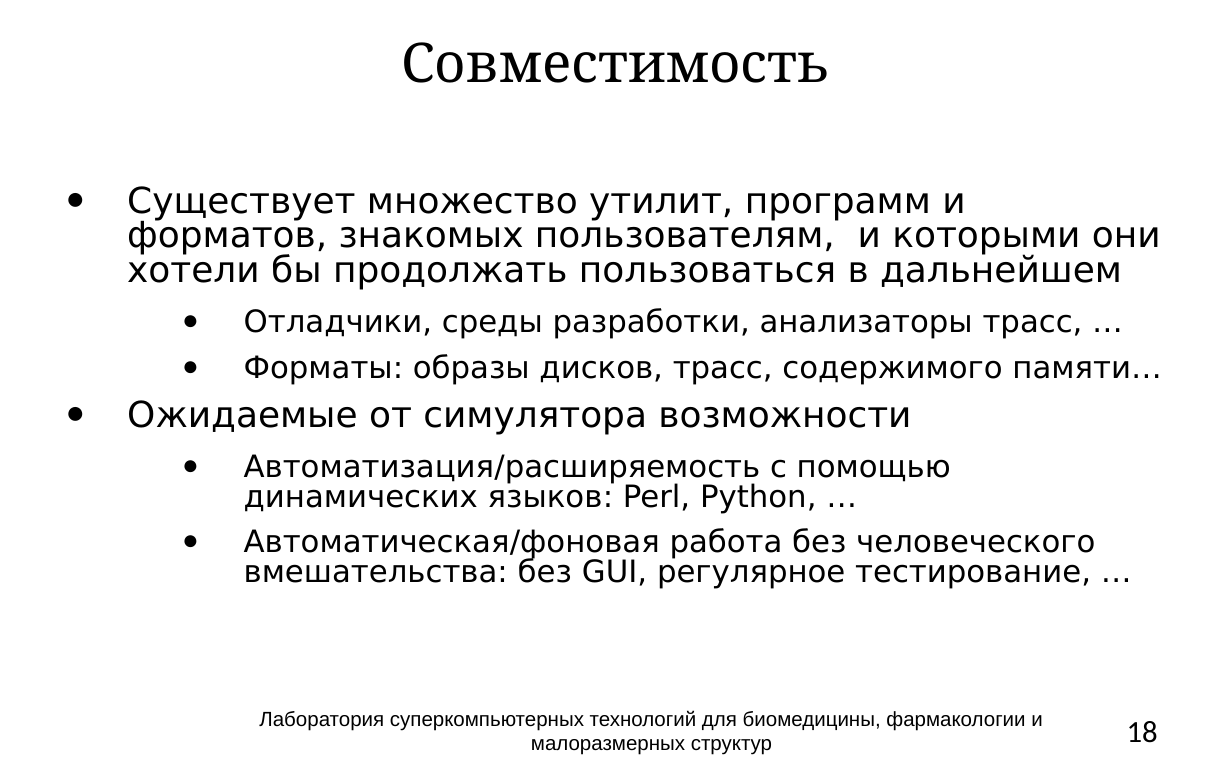
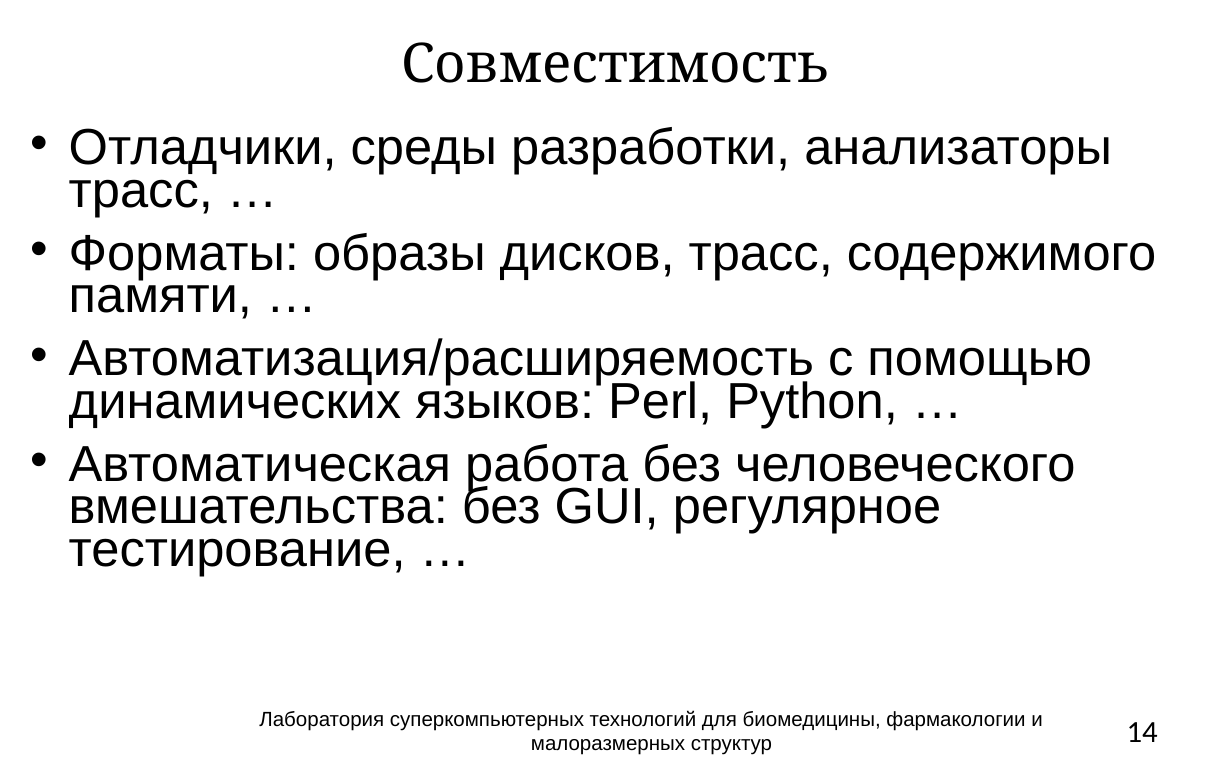
Before and after one commit to atakua/simlectures-archive, a slide deck: slide 14 of lecture02-what-to-simulate/lecture02-common-questions.pptx (slide 18 before the commit). Drawn at 1232x766 pixels with LibreOffice and Linux fonts; fonts in the diff are those of the drawing; background and template pictures are left out. Boxes give left, top, right and bottom in pixels: in the first picture for what was removed or moved away, otherwise in the second. Text is boxed around its words. In the diff, an @@ line names an element or a change of style, - is before the commit and + after.

```diff
--- a/lecture02-what-to-simulate/lecture02-common-questions.pptx
+++ b/lecture02-what-to-simulate/lecture02-common-questions.pptx
@@ text "Отладчики, среды разработки, анализаторы трасс, ..." resized from (x1=53, y1=180, x2=1180, y2=621) to (x1=15, y1=124, x2=1180, y2=621) @@
@@ text at (x1=69, y1=127, x2=1112, y2=427): size 18 to 29.6 pt, font DejaVu Sans to Arial in "Отладчики, среды разработки, анализаторы трасс, …", "Автоматизация/расширяемость с помощью динамических языков: P ..."; bullet ● to •; list level 2 to 1 in "Отладчики, среды разработки, анализаторы трасс, ..."; line spacing 0.8 to 0.7; list level 2 to 1 in "Автоматизация/расширяемость с помощью динамических языков: ..." @@
@@ text at (x1=127, y1=186, x2=1161, y2=290): paragraph removed @@
-● Существует множество утилит, программ и форматов, знакомых пользователям, и которыми они хотели бы продолжать пользоваться в дальнейшем
@@ text at (x1=69, y1=233, x2=1156, y2=319): text changed; size 18 to 29.6 pt; font DejaVu Sans to Arial @@
-  ● Форматы: образы дисков, трасс, содержимого памяти…
-● Ожидаемые от симулятора возможности
+• Форматы: образы дисков, трасс, содержимого памяти, …
@@ text at (x1=69, y1=444, x2=1075, y2=575): text changed; size 18 to 29.6 pt; font DejaVu Sans to Arial @@
-  ● Автоматическая/фоновая работа без человеческого вмешательства: без GUI, регулярное тестирование, …
+• Автоматическая работа без человеческого вмешательства: без GUI, регулярное тестирование, …
@@ page number at (x1=1127, y1=722, x2=1158, y2=742): text changed @@
-18
+14
```
Also in this commit, not shown: 15 other slides changed, 1 slide added, 4 slides removed, 1 other file.
